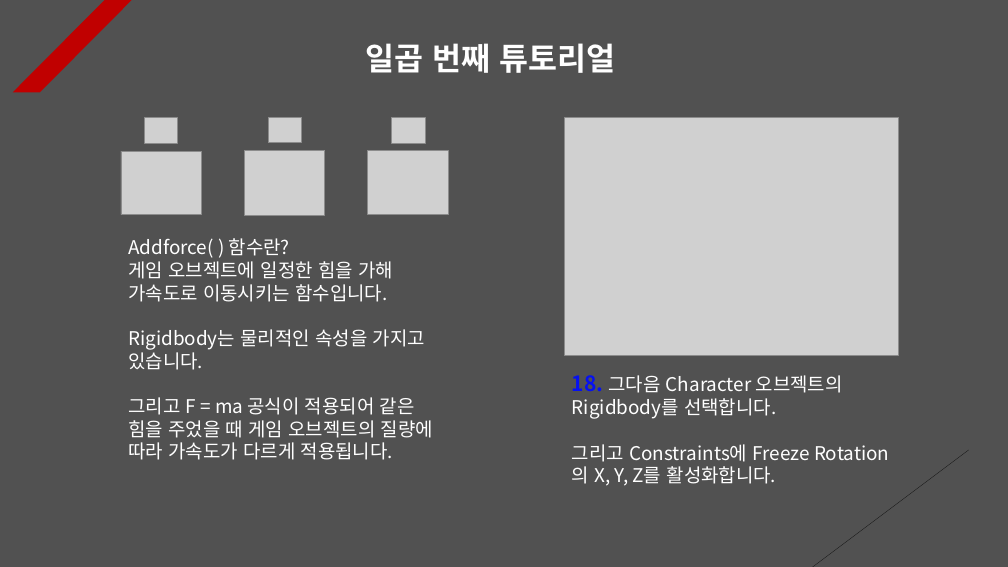
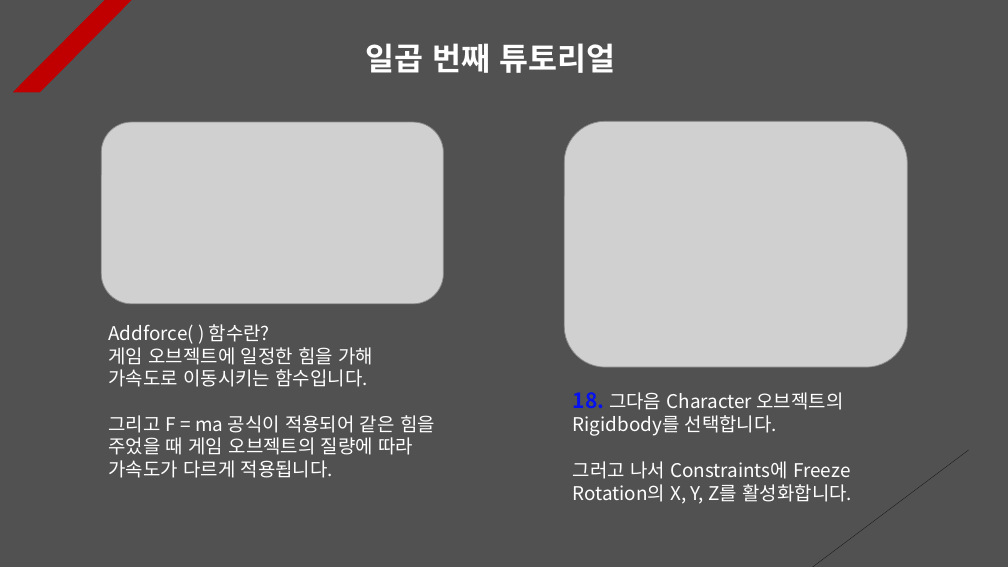
Before and after one commit to Unity2033/3D-UnityEngine, a slide deck: slide 7 of Assets/Class/Collision/PPT Data/Collision Example.pptx. Drawn at 1008x567 pixels with LibreOffice and Linux fonts; fonts in the diff are those of the drawing; grey boxes stand for pictures. Boxes give left, top, right and bottom in pixels: in the first picture for what was removed or moved away, otherwise in the second. Text is boxed around its words. In the diff, an @@ line names an element or a change of style, - is before the commit and + after.

```diff
--- a/Assets/Class/Collision/PPT Data/Collision Example.pptx
+++ b/Assets/Class/Collision/PPT Data/Collision Example.pptx
@@ picture removed at (144, 117, 178, 143) @@
@@ picture removed at (268, 117, 302, 143) @@
@@ picture removed at (392, 118, 425, 144) @@
@@ picture added at (101, 122, 444, 303) @@
@@ picture: place and size @@
-picture at (564, 117, 898, 355)
+picture at (564, 121, 907, 367)
@@ picture removed at (121, 151, 202, 215) @@
@@ picture removed at (244, 150, 325, 216) @@
@@ picture removed at (368, 150, 449, 215) @@
@@ text "Addforce( ) 함수란?": place and size @@
-text "Addforce( ) 함수란?" at (128, 238, 433, 460)
+text "Addforce( ) 함수란?" at (108, 324, 435, 478)
@@ text at (128, 329, 425, 370): paragraph removed @@
-Rigidbody는 물리적인 속성을 가지고 있습니다.
@@ text "18. 그다음 Character 오브젝트의 Rigidbody를 ...": place and size @@
-text "18. 그다음 Character 오브젝트의 Rigidbody를 ..." at (572, 375, 843, 486)
+text "18. 그다음 Character 오브젝트의 Rigidbody를 ..." at (573, 392, 853, 504)
@@ text at (573, 461, 853, 504): text changed @@
-그리고 Constraints에 Freeze Rotation의 X, Y, Z를 활성화합니다.
+그러고 나서 Constraints에 Freeze Rotation의 X, Y, Z를 활성화합니다.
```
Also in this commit, not shown: 10 other slides changed, 22 other files.
